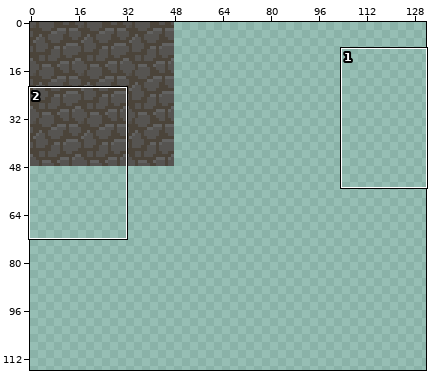
Pixel-art file -- assets/tile.aseprite. Above: a wide view before the commit, with the close-up outlined.
Close-up. Old version:
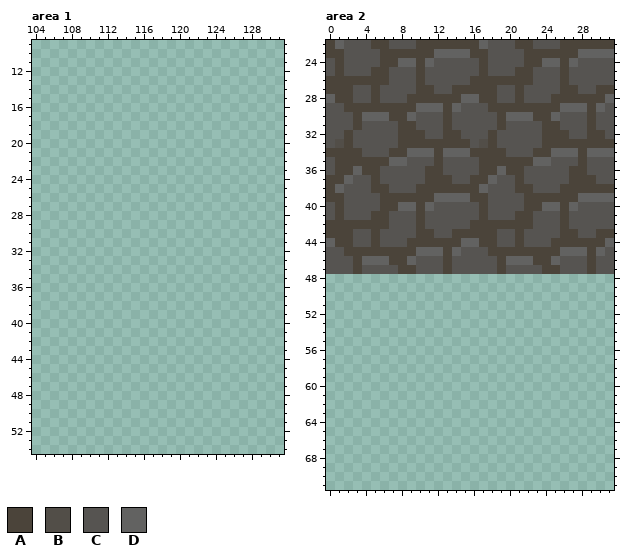
256x256 pixels, 1 frame. Colours within 5 levels of each other are drawn and written as one. Shown: area 1: x 104..131, y 9..54; area 2: x 0..31, y 22..71. The wide view leaves out empty margins. The commit also changed other parts of the picture, which this record leaves out.
Palette (. is transparent): A #4b443a  B #524e48  C #565451  D #626261
Pixels before, area 2, first column x 0:
22 ADCCCAACCCAAAAAAADCCCAACCCAAAAAA
23 AACCCCAAAAAADDDDAACCCCAAAAAADDDD
24 CACCCCAADDADCCCCCACCCCAADDADCCCC
25 CACCCAACCCACCCCCCACCCAACCCACCCCC
26 AAAAAAACCCACCCCCAAAAAAACCCACCCCC
27 AAACCACCCCAACCAAAAACCACCCCAACCAA
28 DAACCACCCAAAAAADDAACCACCCAAAAAAD
29 CCAAAAAAAADDDADCCCAAAAAAAADDDADC
30 CCCADDDAADCCCACCCCCADDDAADCCCACC
31 CCCACCCCAACCCACCCCCACCCCAACCCACC
32 CCACCCCCAAACCAACCCACCCCCAAACCAAC
33 CBACCCCCAAAAAAAACBACCCCCAAAAAAAA
34 AAAACCCAADDDADDDAAAACCCAADDDADDD
35 CAAAAAADDCCCACCCCAAAAAADDCCCACCC
36 CAADAACCCCCAACCCCAADAACCCCCAACCC
37 AADCCACCCCCAAACCAADCCACCCCCAAACC
38 ADCCCAACCCAAAAAAADCCCAACCCAAAAAA
39 AACCCCAAAAAADDDDAACCCCAAAAAADDDD
40 CACCCCAADDADCCCCCACCCCAADDADCCCC
41 CACCCAACCCACCCCCCACCCAACCCACCCCC
42 AAAAAAACCCACCCCCAAAAAAACCCACCCCC
43 AAACCACCCCAACCAAAAACCACCCCAACCAA
44 DAACCACCCAAAAAADDAACCACCCAAAAAAD
45 CCAAAAAAAADDDADCCCAAAAAAAADDDADC
46 CCCADDDAADCCCACCCCCADDDAADCCCACC
47 CCCACCCCAACCCACCCCCACCCCAACCCACC
New version:
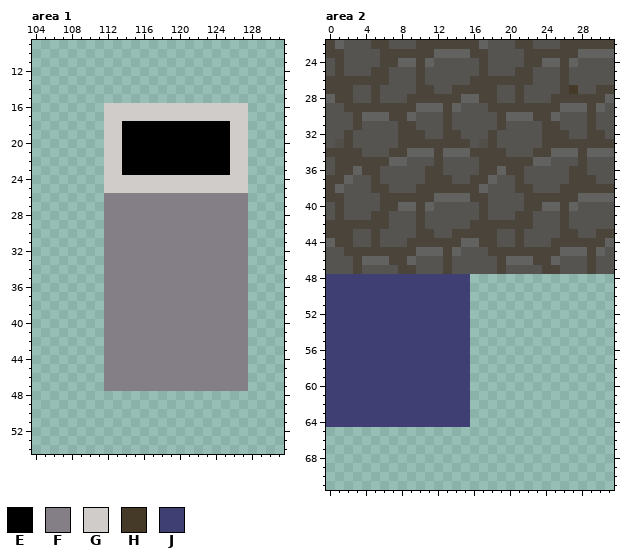
Colours new in this view: E #000000  F #847e87  G #d0ccca  H #453a28  J #3f3f74
Change:
Area 1:
The edit adds colour E in rows 18 to 23 at x 114 to 125.
The edit adds colour F in rows 26 to 47 at x 112 to 127.
The edit adds colour G in rows 16 to 17 at x 112 to 127; in rows 18 to 23 at x 112 to 113 and 126 to 127; in rows 24 to 25 at x 112 to 127.
Area 2:
Colour A gives way to colour H in row 27 at x 27.
The edit adds colour J in rows 48 to 64 at x 0 to 15.
Changed places in both close-ups, as pixel boxes (x1, y1, x2, y2):
added: (104, 103, 248, 391)
changed: (569, 85, 578, 94)
added: (326, 274, 470, 427)
